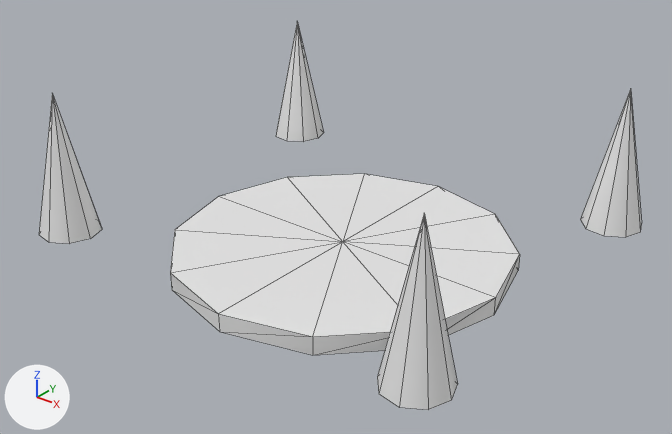
The OBJ model Assets/Game/Prefabs/MakerAssets/ModulPlaceholders/PS_FourFlames_01.obj: old version first, new version second.
Rendered twice from a 50 mm camera at (18.2, -23.1, 15.9) aimed at (0.2, -0.7, 1.9). Every picture has the same lights, and +X, +Y and +Z are marked at lower left. Mesh edges are drawn as thin lines. Where no turn or scale is listed for an object, it has been applied to the vertices. Vertices at the same position are counted once.

The first picture shows 'PS_FourFlames_01'.
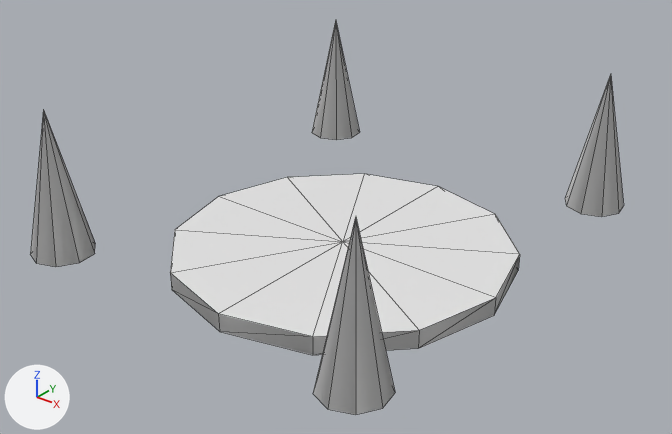
Edits to the bpy script that builds the scene:
```text
Change me_ps_fourflames_01:
    where me_ps_fourflames_01.from_pydata(...)  # 65 vertices, 72 faces; spans x -8.3..8.4, y -7.2..7.2, z 0.0..6.3
    used by ob_ps_fourflames_01; location = (0.0, 0.0, 0.0)
    me_ps_fourflames_01 part 1: the loose piece of 10 vertices spanning x 6.3..8.4, y -7.2..-5.1, z 1.3..6.3 is turned -10 degrees about the z axis through the mesh origin
    me_ps_fourflames_01 part 2: the loose piece of 10 vertices spanning x 6.3..8.4, y 5.1..7.2, z 1.3..6.3 is turned -10 degrees about the z axis through its middle, then moved by (-1.2, 1.1, 0.0)
    me_ps_fourflames_01 part 3: the loose piece of 10 vertices spanning x -8.3..-6.2, y 5.0..7.2, z 1.3..6.3 is turned -10 degrees about the z axis through the mesh origin
    me_ps_fourflames_01 part 4: the loose piece of 10 vertices spanning x -8.3..-6.2, y -7.2..-5.1, z 1.3..6.3 is turned -10 degrees about the z axis through its middle, then moved by (1.1, -1.2, 0.0)
```

What differs and where, as boxes [x1, y1, x2, y2] in the pictures (672 x 434 px; the box of a moved part takes in the faces that stretch with it):
'PS_FourFlames_01', reshaped: before [39, 22, 642, 410]; after [30, 20, 624, 415]
part 1 of me_ps_fourflames_01, moved or reshaped: before [377, 213, 458, 410]; after [313, 216, 395, 415]
part 2 of me_ps_fourflames_01, moved or reshaped: before [580, 89, 642, 237]; after [565, 75, 624, 217]
part 3 of me_ps_fourflames_01, moved or reshaped: before [276, 22, 324, 142]; after [312, 20, 360, 140]
part 4 of me_ps_fourflames_01, moved or reshaped: before [39, 94, 102, 244]; after [30, 109, 95, 267]
